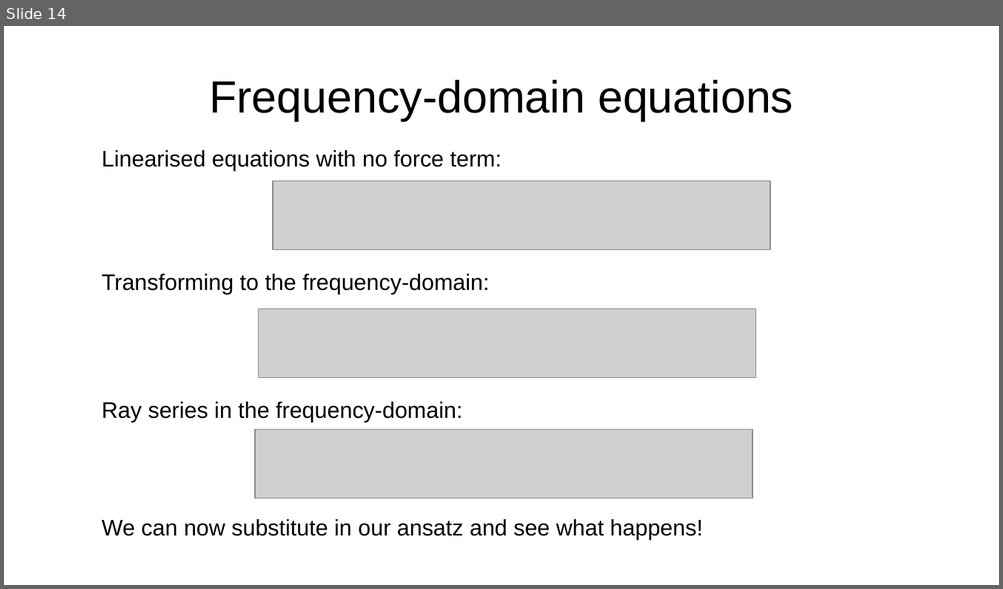
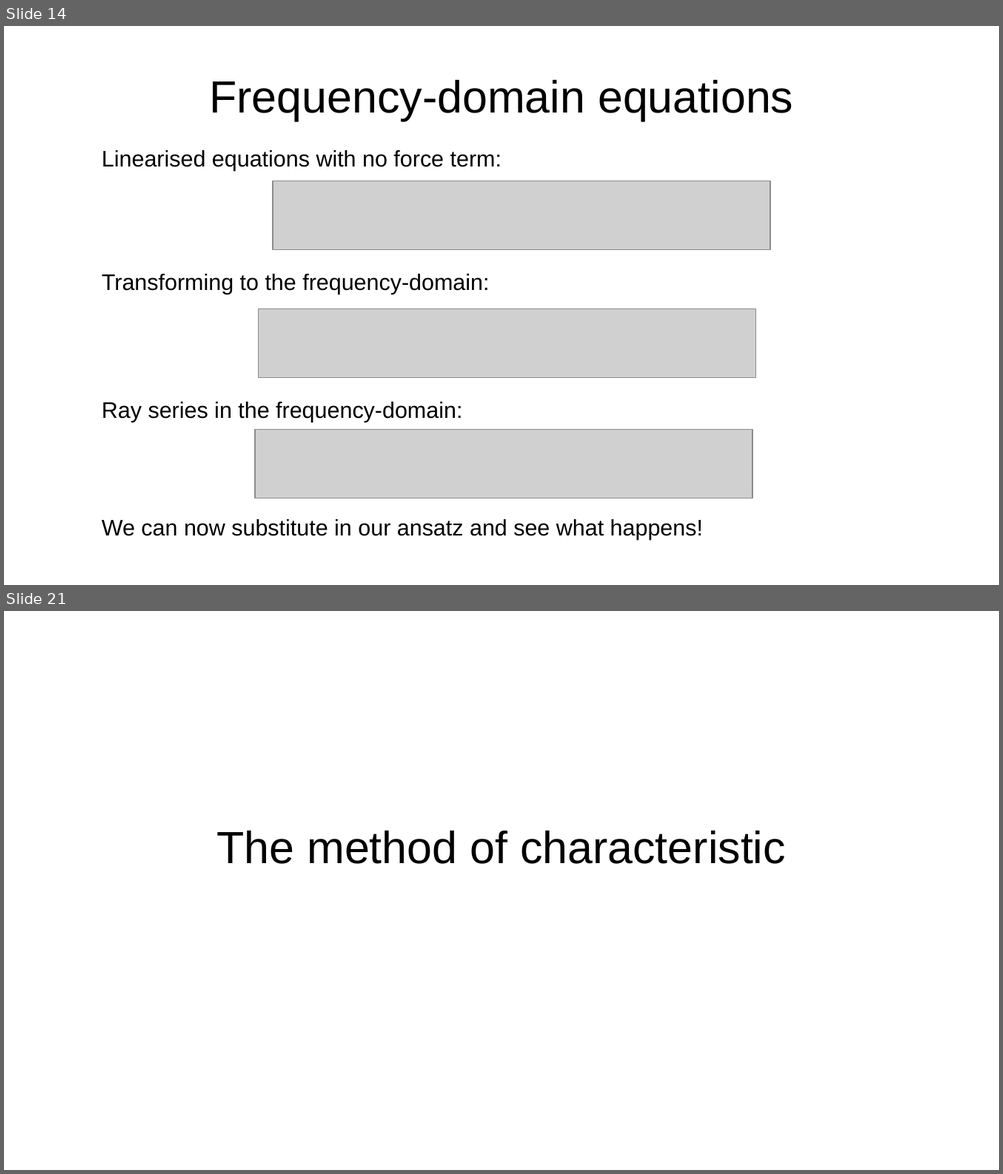
Before and after one commit to da380/PEPLectures, a slide deck: slides/slides5.odp. Shown one above the other, each under a label of ours: slide 14 before the commit, slides 14 and 21 after it; the slides between them are not shown. The pictures are 1003x589 and 1003x1174 pixels, drawn with LibreOffice and Linux fonts; fonts in the diff are those of the drawing; grey boxes stand for pictures. Boxes give left, top, right and bottom in pixels: in the first picture for what was removed or moved away, otherwise in the second. Text is boxed around its words. In the diff, an @@ line names an element or a change of style, - is before the commit and + after.

```diff
--- a/slides/slides5.odp
+++ b/slides/slides5.odp
@@ slide 21 added at [4,611,999,1170], background #FFFFFF @@
@@ title added at [216,830,785,864], 36 pt, text #000000 @@
+The method of characteristic
```
Also in this commit, not shown: 1 slide changed, 12 other slides added, 4 other files.
